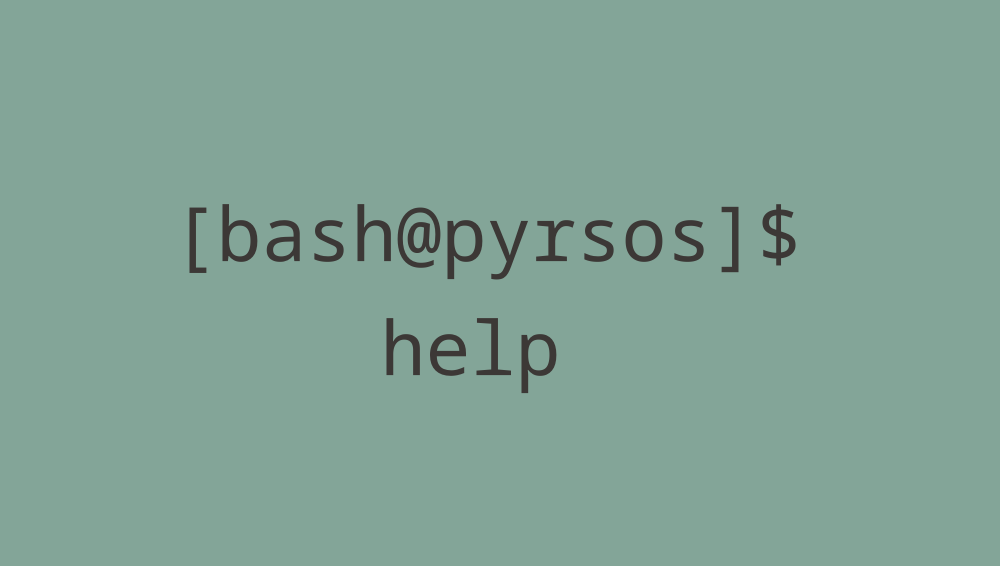
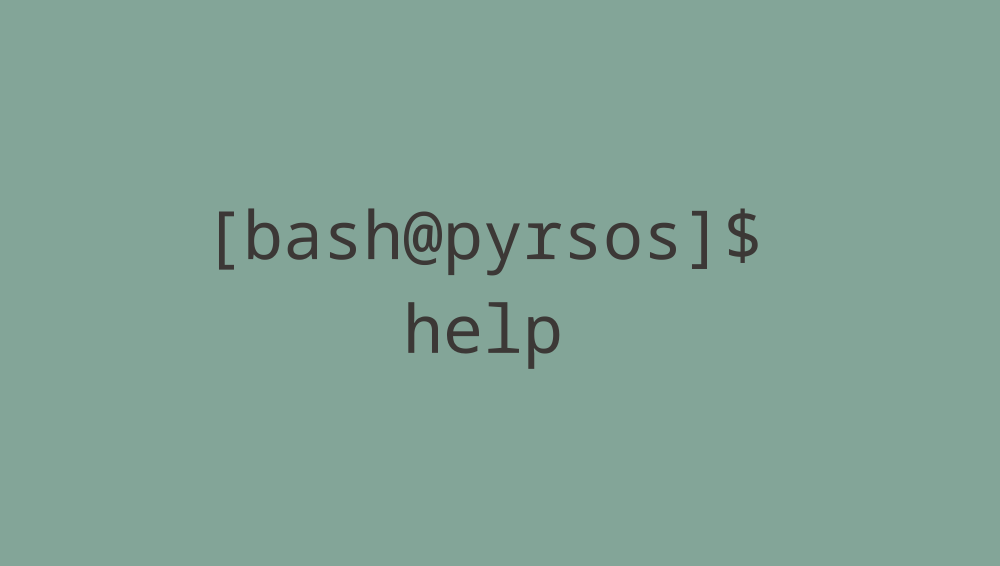
Before/after of a w=1000, h=566 layered artwork. What changed in the layer stack:
painted on "Paint Layer 1" over [189, 204, 796, 394]
